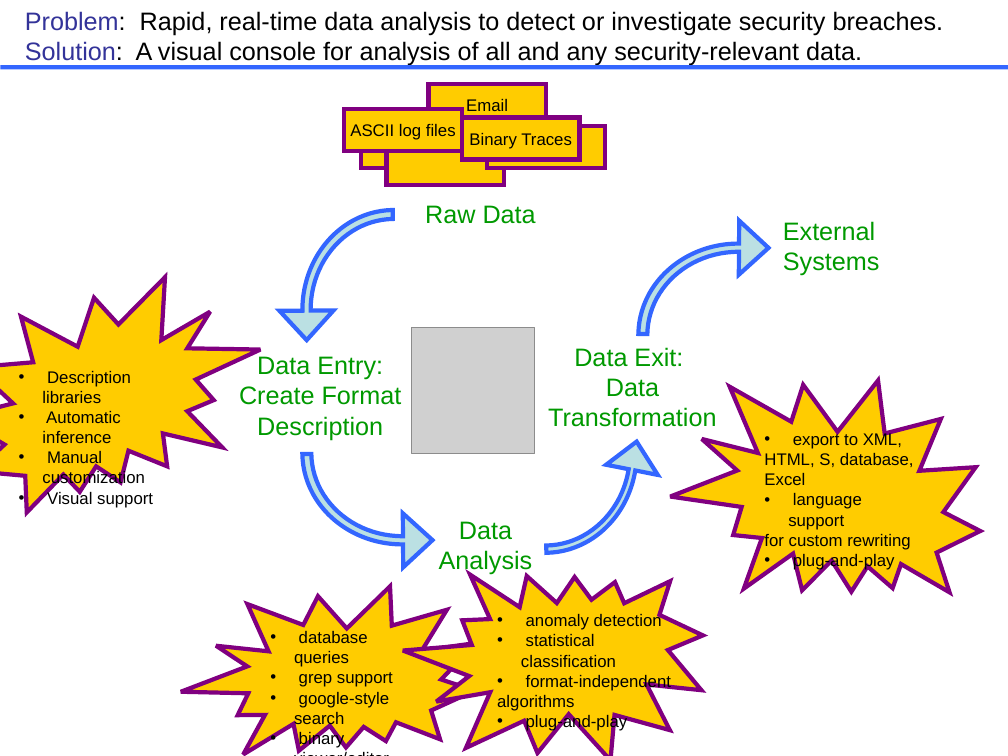
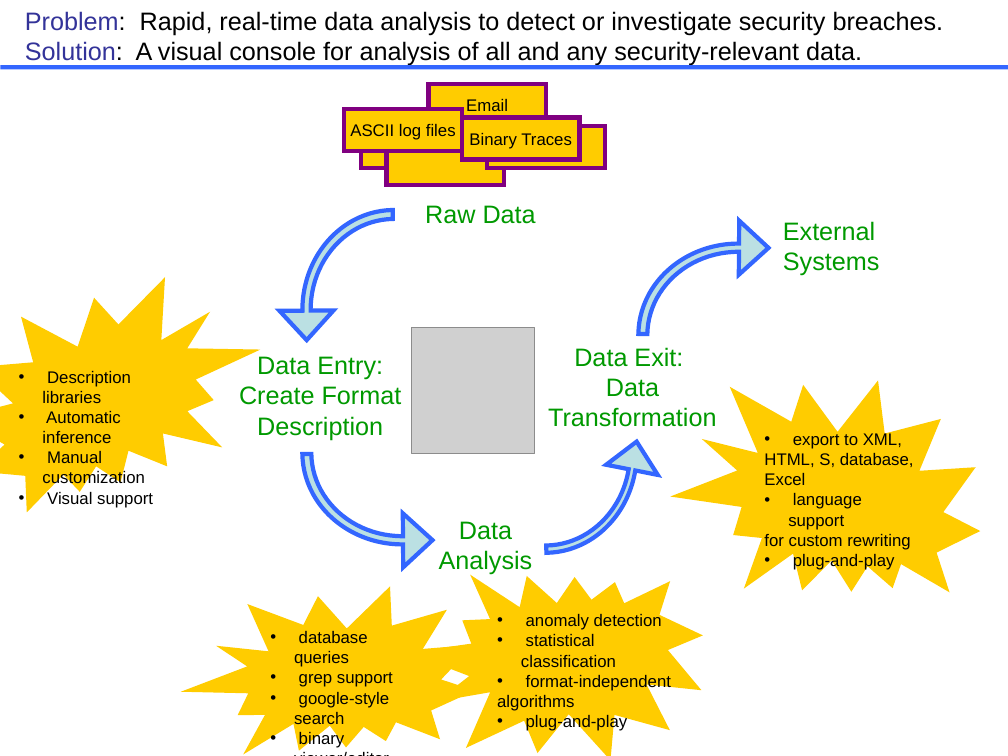
Before and after one commit to cornell-pl/forest, a slide deck: slide 1 of pads/documents/darpa-inference/NFWB.ppt. Drawn at 1008x756 pixels with LibreOffice and Linux fonts; fonts in the diff are those of the drawing; grey boxes stand for pictures. Boxes give left, top, right and bottom in pixels: in the first picture for what was removed or moved away, otherwise in the second. Text is boxed around its words. In the diff, an @@ line names an element or a change of style, - is before the commit and + after.

Commit message:
slide edits.

```diff
--- a/pads/documents/darpa-inference/NFWB.ppt
+++ b/pads/documents/darpa-inference/NFWB.ppt
@@ outline #800080 3 pt to none in 4 elements at [0,277,260,512], [160,535,503,756], [379,503,734,756], [642,317,1008,671] @@
```
